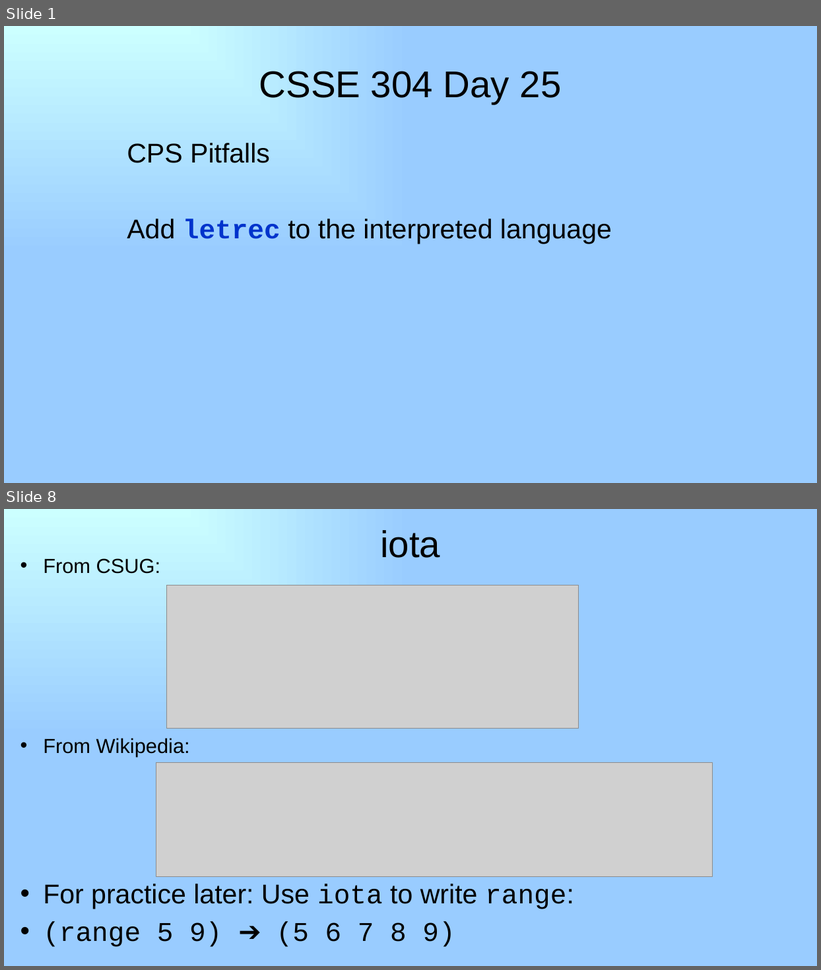
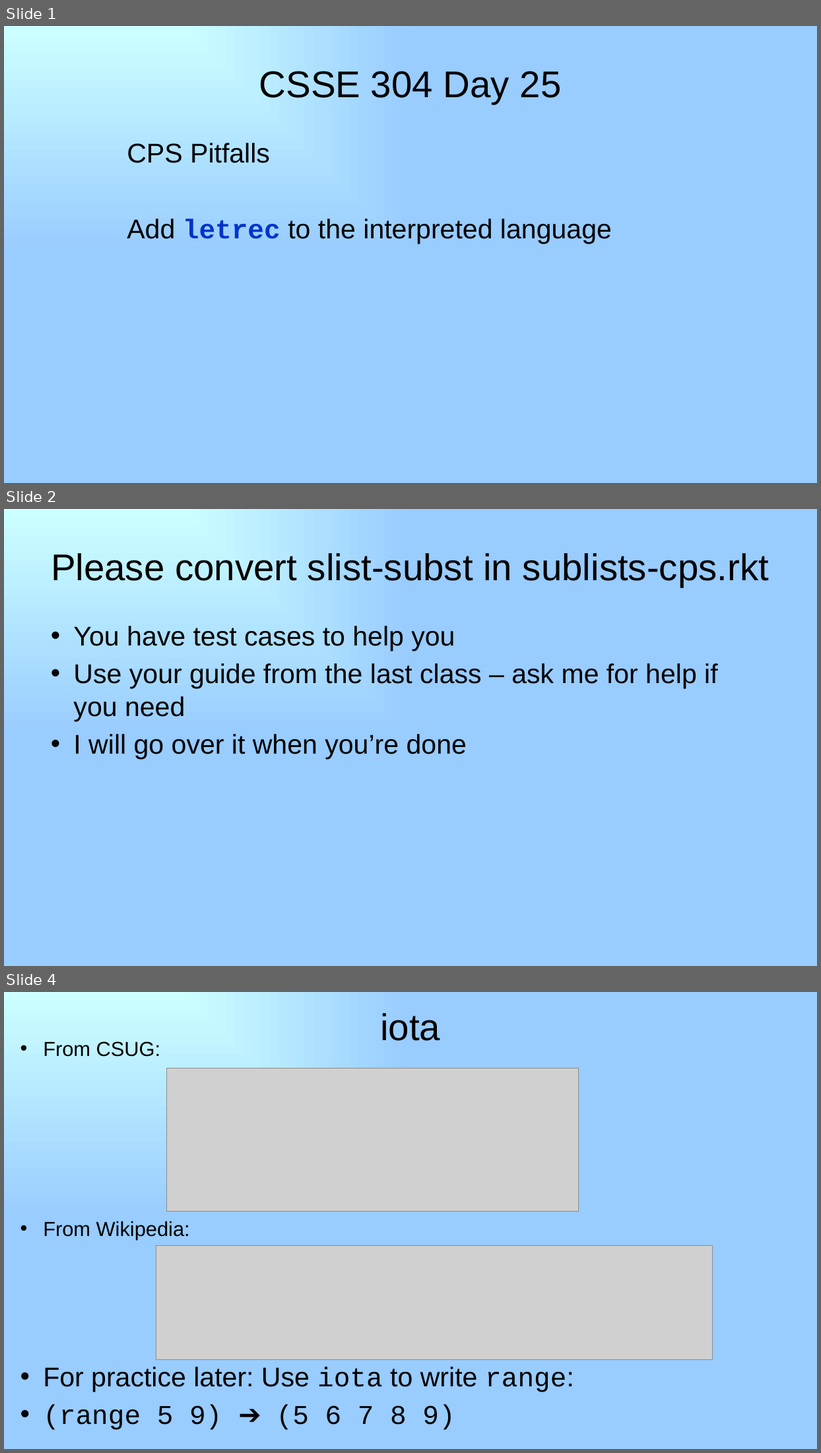
Before and after one commit to RHIT-CSSE/csse304, a slide deck: ClassMaterials/CPSMore2/25-letrec-In-Interpreter.pptx. Shown one above the other, each under a label of ours: slides 1 and 8 before the commit, slides 1, 2 and 4 after it; the slides between them are not shown. The pictures are 821x970 and 821x1453 pixels, drawn with LibreOffice and Linux fonts; fonts in the diff are those of the drawing; grey boxes stand for pictures. Boxes give left, top, right and bottom in pixels: in the first picture for what was removed or moved away, otherwise in the second. Text is boxed around its words. In the diff, an @@ line names an element or a change of style, - is before the commit and + after.

```diff
--- a/ClassMaterials/CPSMore2/25-letrec-In-Interpreter.pptx
+++ b/ClassMaterials/CPSMore2/25-letrec-In-Interpreter.pptx
@@ slide 2 added at [4, 509, 817, 966], background gradient #CCFFFF to #99CCFF @@
@@ title added at [51, 553, 769, 587], 44 pt, text #000000 @@
+Please convert slist-subst in sublists-cps.rkt
@@ text added at [73, 626, 717, 760], 32 pt, text #000000 @@
+• You have test cases to help you
+• Use your guide from the last class – ask me for help if you need
+• I will go over it when you’re done
@@ what was slide 8 is now slide 4 @@
```
Also in this commit, not shown: 1 slide changed, 5 slides removed, 9 other files.
